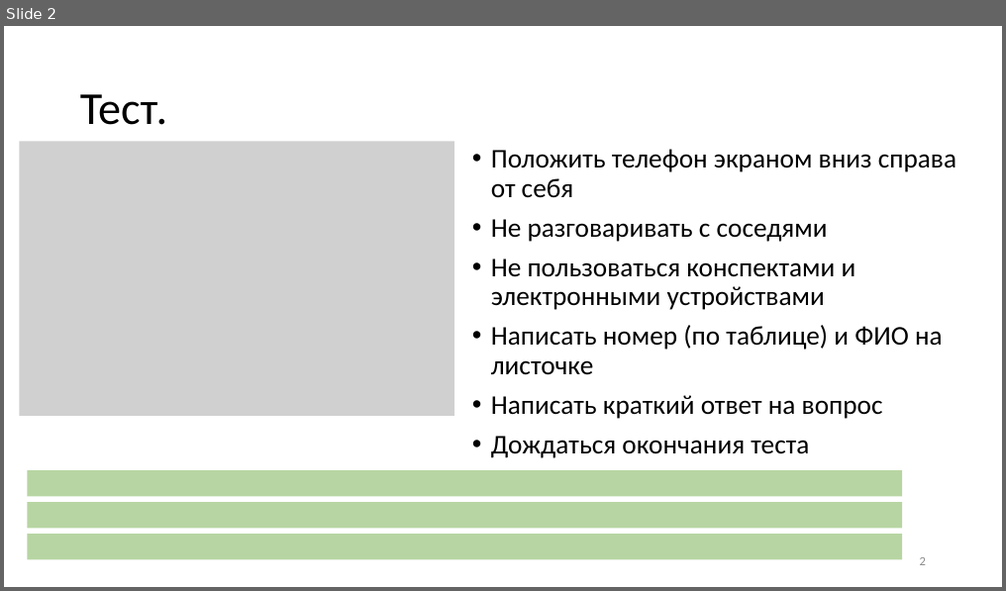
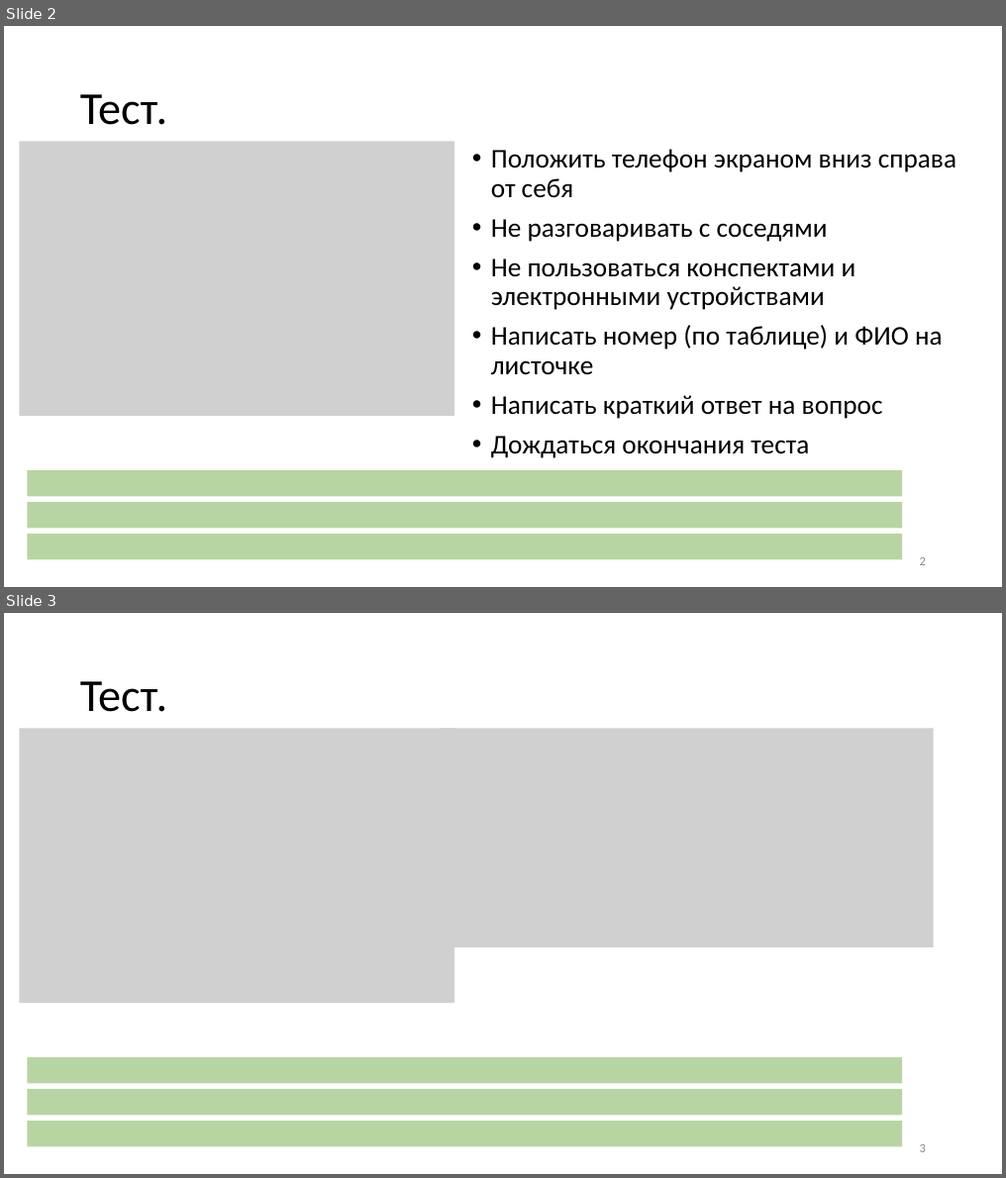
Before and after one commit to CryptoCourse/CryptoLectures, a slide deck: Lectures/Lecture2.pptx. Shown one above the other, each under a label of ours: slide 2 before the commit, slides 2 and 3 after it. The pictures are 1006x591 and 1006x1178 pixels, drawn with LibreOffice and Linux fonts; fonts in the diff are those of the drawing; grey boxes stand for pictures. Boxes give left, top, right and bottom in pixels: in the first picture for what was removed or moved away, otherwise in the second. Text is boxed around its words. In the diff, an @@ line names an element or a change of style, - is before the commit and + after.

```diff
--- a/Lectures/Lecture2.pptx
+++ b/Lectures/Lecture2.pptx
@@ slide 3 added at box(4, 613, 1002, 1174), background #FFFFFF @@
@@ title added at box(80, 681, 167, 712), 44 pt, text #000000 @@
+Тест.
@@ picture added at box(19, 728, 454, 1003) @@
@@ picture added at box(442, 728, 934, 948) @@
@@ rectangle added at box(27, 1058, 902, 1084), fill #70AD47 at 50% opacity @@
@@ rectangle added at box(27, 1089, 902, 1115), fill #70AD47 at 50% opacity @@
@@ rectangle added at box(27, 1121, 902, 1148), fill #70AD47 at 50% opacity @@
@@ page number added at box(920, 1145, 926, 1153), 12 pt, text #8C8C8C @@
+3
```
Also in this commit, not shown: 4 slides changed, 2 other slides added, 2 other files.
